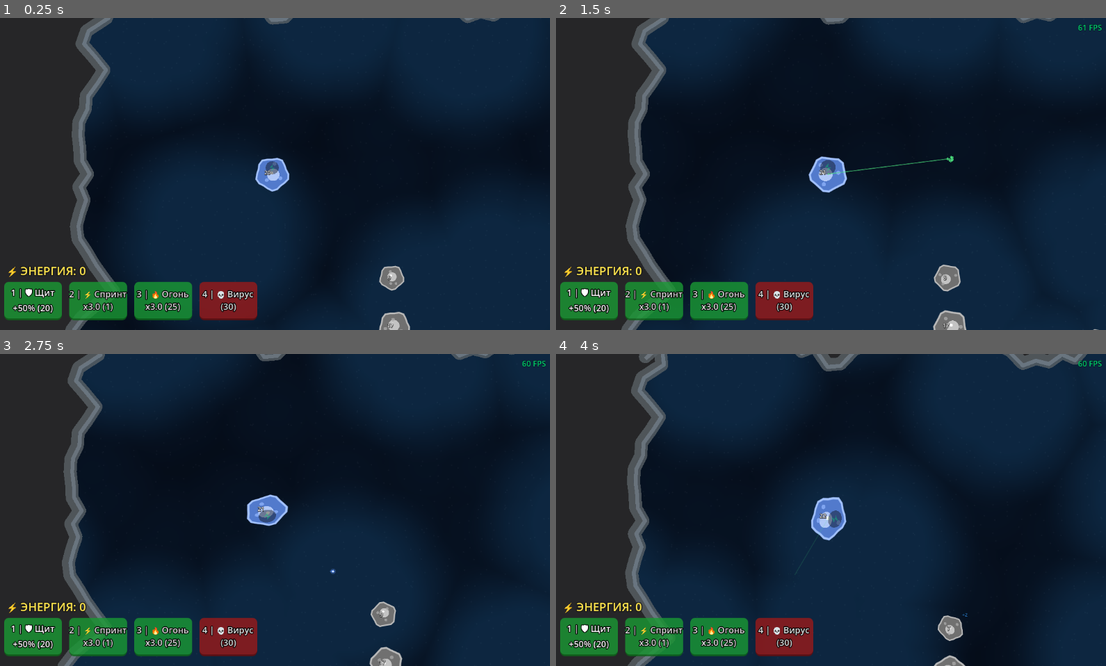
Above: before the commit, frames 1-4 (two rows, left to right).
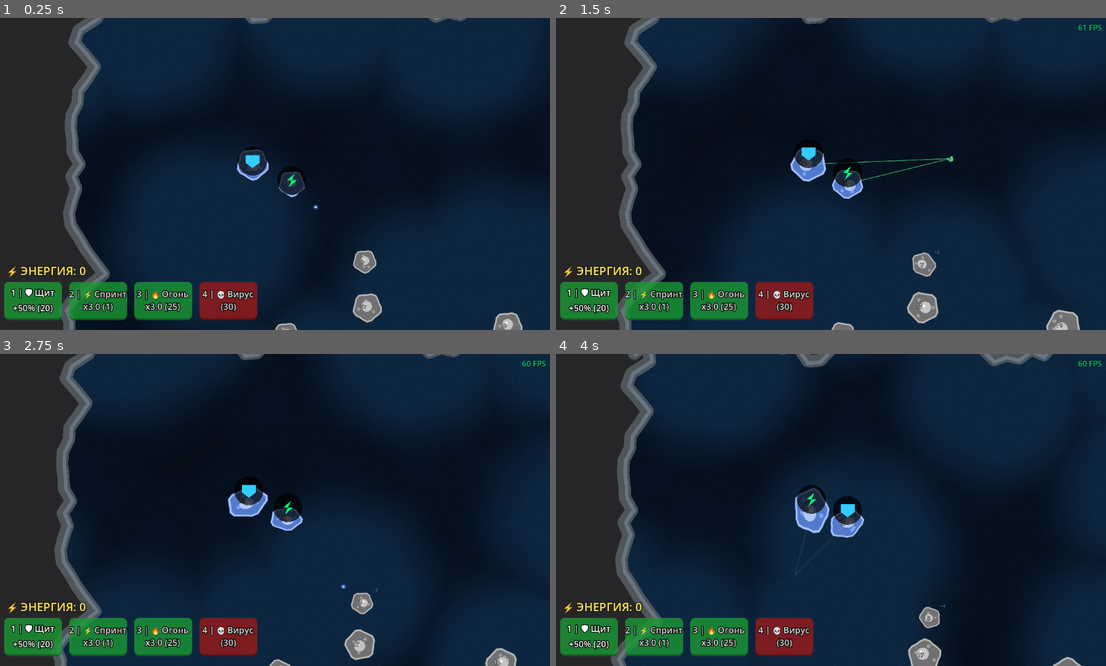
Above: after the commit, the same moments.

Repository: alexey231090/CellColony
Game: Godot game, scene res://scenes/main.tscn
The game is run twice, just before and just after one commit, with the same random seed, the same clock (stepped at 60 frames per second) and the same inputs.
Inputs (mouse positions are in pixels of both pictures, inside the frame that each line leads up to):
- Up to frame 1 (0.25 s): no input
- Up to frame 2 (1.5 s): click "1 | 🛡 Щит +50% (20)" at 0.5 s; tap Enter at 1.25, 1.35 s; move the mouse to (952, 158) at 1.27 s; hold Right (ui_right) from 1.28 s (still down); click (952, 158) at 1.42 s
- Up to frame 3 (2.75 s): release Right (ui_right) at 2 s; drag from (159, 525) to (242, 572) at 2.02 s
- Up to frame 4 (4 s): move the mouse to (886, 441) at 2.77 s; hold Right (ui_right) 2.78-3.5 s; tap Backspace at 2.85 s; click (886, 441) at 2.92 s; drag from (798, 572) to (660, 463) at 3.52 s

The runs differ from the first frame. In frame 1, 5.6% of the frame differs, in the area x 11-96%, y 0-100%; in frame 2, 6.3%; in frame 3, 5.9%; in frame 4, 7.0%, in the area x 9-97%, y 0-100%.

Commit message:
feat: Implement 'Liquid' Perk Buttons with Organic Physics and Stability. Refine SelectionManager and update docs. (Organic UI focus)

Diff:
--- a/scenes/base_cell/cell.gd
+++ b/scenes/base_cell/cell.gd
@@ -153,7 +153,7 @@
 
 	# Плавное потемнение при заражении
 	if _visual_infection_factor > 0.01:
-		var dark_color = Color(0.1, 0.05, 0.15)
+		var dark_color = display_color.darkened(0.7)
 		display_color = display_color.lerp(dark_color, _visual_infection_factor)
 
 	# Цвет обводки меняется если активен щит или скорострельность или спринт
@@ -219,6 +219,33 @@
 	# Оптимизация: один цвет вместо PackedColorArray
 	draw_colored_polygon(points, fill_color)
 
+	# Отрисовка вен (вирус)
+	if _visual_infection_factor > 0.01:
+		var vein_color = display_color.darkened(0.9) # Почти черные, с легким оттенком фракции
+		vein_color.a = _visual_infection_factor * 0.8
+		var seed_val = int(global_position.x * 13.0 + global_position.y * 37.0)
+		if last_outbreak_id != -1: seed_val += last_outbreak_id * 1024
+
+		# Детерменированный RNG для стабильного рисунка вен
+		var v_rng = RandomNumberGenerator.new()
+		v_rng.seed = seed_val
+
+		for v in range(4): # 4 ломаные вены от края к центру
+			var v_pts = PackedVector2Array()
+			# Точка на краю (случайный угол)
+			var start_ang = v_rng.randf_range(0.0, TAU)
+			var c_pos = Vector2(cos(start_ang), sin(start_ang)) * (current_radius * 0.9)
+			v_pts.append(c_pos)
+
+			var segs = 4
+			for seg in range(segs):
+				# направляем к центру + небольшое шумовое искривление
+				var to_center = -c_pos.normalized().rotated(v_rng.randf_range(-0.6, 0.6))
+				c_pos += to_center * (current_radius * 0.8 / segs)
+				v_pts.append(c_pos)
+
+			draw_polyline(v_pts, vein_color, 2.0 + v_rng.randf_range(0.0, 1.5), true)
+
 	# 3. Основная обводка (мембрана)
 	var main_points = points.duplicate()
 	main_points.append(main_points[0]) # Замыкаем
@@ -257,67 +284,7 @@
 
 	# 6. Щит (Отражение) - визуализация интегрирована в блок 4
 
-	# 7. Визуализация назначенного перка (иконка "маячок" на клетке)
-	if assigned_perk != "" and owner_type == OwnerType.PLAYER:
-		var sm = get_tree().get_first_node_in_group("selection_manager")
-		if sm:
-			var cooldown_ratio = sm.get_perk_cooldown_ratio(assigned_perk)
-			var energy_cost = sm.get_perk_energy_cost(assigned_perk)
-			var has_energy = sm.perk_energy >= energy_cost
-
-			var perk_pos = Vector2(0, -current_radius * 0.4) # Внутри клетки, чуть выше центра
-			var icon_radius = 12.0
-
-			# Фон иконки (подложка)
-			draw_circle(perk_pos, icon_radius + 2.0, Color(0, 0, 0, 0.4))
-
-			var perk_color = Color.WHITE
-			match assigned_perk:
-				"shield": perk_color = Color(0.2, 0.8, 1.0) # Голубой
-				"speed": perk_color = Color(0.0, 1.0, 0.5)
-				"rapid_fire": perk_color = Color(1.0, 0.5, 0.0)
-				"virus": perk_color = Color(0.7, 0.0, 1.0)
-
-			# Состояние доступности (яркость)
-			if cooldown_ratio > 0:
-				perk_color = Color(0.3, 0.3, 0.3) # Серый если КД
-			elif not has_energy:
-				perk_color.a = 0.3 # Полупрозрачный если нет энергии
-
-			# Рисуем саму иконку
-			if assigned_perk == "shield":
-				var s_pts = PackedVector2Array([
-					perk_pos + Vector2(-8, -6),
-					perk_pos + Vector2(8, -6),
-					perk_pos + Vector2(8, 2),
-					perk_pos + Vector2(0, 8),
-					perk_pos + Vector2(-8, 2)
-				])
-				draw_colored_polygon(s_pts, perk_color)
-			elif assigned_perk == "speed":
-				# Молния (зигзаг)
-				var l_pts = PackedVector2Array([
-					perk_pos + Vector2(2, -8),
-					perk_pos + Vector2(-6, 0),
-					perk_pos + Vector2(0, 0),
-					perk_pos + Vector2(-2, 8),
-					perk_pos + Vector2(6, 0),
-					perk_pos + Vector2(0, 0)
-				])
-				draw_colored_polygon(l_pts, perk_color)
-			else:
-				draw_circle(perk_pos, 6.0, perk_color)
-
-			# РАДИАЛЬНЫЙ ИНДИКАТОР КУЛДАУНА
-			if cooldown_ratio > 0:
-				var arc_points = 16
-				var start_angle = -PI/2
-				var end_angle = start_angle + (TAU * cooldown_ratio)
-				draw_arc(perk_pos, icon_radius + 1.0, start_angle, end_angle, arc_points, Color(0.8, 0.8, 0.8, 0.8), 2.5)
-			elif has_energy:
-				# Легкое сияние готовности
-				var pulse = (sin(time * 4.0) + 1.0) * 0.5
-				draw_arc(perk_pos, icon_radius + 1.0, 0, TAU, 24, perk_color.lightened(0.3), 1.0 + pulse)
+	# 7. Иконки перков теперь рисует PerkButtonManager (плавающие)
 
 func _get_cell_color() -> Color:
 	match owner_type:
@@ -425,6 +392,7 @@
 	if mover: mover.set_target(target_pos)
 
 func apply_speed_boost(duration: float, multiplier: float) -> void:
+	if is_infected: return
 	speed_boost_timer = duration
 	current_speed_multiplier = multiplier
 	queue_redraw()
@@ -441,6 +409,17 @@
 		return
 
 	is_infected = true
+
+	# Сброс баффов при заражении
+	reflect_chance = 0.0
+	reflect_timer = 0.0
+	speed_boost_timer = 0.0
+	current_speed_multiplier = 1.0
+	rapid_fire_timer = 0.0
+	current_fire_rate_multiplier = 1.0
+	if shield_overlay and shield_overlay.visible:
+		shield_overlay.visible = false
+
 	if outbreak_id != -1:
 		last_outbreak_id = outbreak_id
 
--- a/scenes/base_cell/shield.gdshader
+++ b/scenes/base_cell/shield.gdshader
@@ -88,10 +88,10 @@
 		float edge = smoothstep(0.48 - line_thickness, 0.5, d);
 
 		vec4 final_color = mix(vec4(0.0), shield_color, edge);
-		final_color += (shield_color * rim * 1.5);
-		final_color += (shield_color * 0.2 * (1.0 - rim)); // Внутренняя заливка
+		final_color += (shield_color * rim * 1.4); // Возвращаем яркий ободок
+		final_color += (shield_color * 0.05 * (1.0 - rim)); // Делаем внутреннюю часть почти прозрачной
 
 		COLOR = final_color;
-		COLOR.a *= mask * clamp(0.4 + rim * 0.8, 0.0, 1.0) * intensity;
+		COLOR.a *= mask * clamp(0.1 + rim * 0.9, 0.0, 1.0) * intensity;
 	}
 }
--- a/scenes/main.gd
+++ b/scenes/main.gd
@@ -47,6 +47,13 @@
 		player_cell.owner_type = BaseCell.OwnerType.PLAYER
 		player_cell.stats.current_energy = 20
 		player_cell.assigned_perk = "speed"
+
+	# Вторая стартовая клетка игрока — для перка Щит
+	var shield_cell = _spawn_cell(
+		player_base.pos + Vector2(160, 80),
+		BaseCell.OwnerType.PLAYER, 15.0
+	)
+	shield_cell.assigned_perk = "shield"
 
 	# 2. Спавним 3 AI-фракции с базой и стартовыми клетками
 	for i in range(1, 4):
--- a/scenes/main.tscn
+++ b/scenes/main.tscn
@@ -10,6 +10,7 @@
 [ext_resource type="Script" uid="uid://bqfqu5xcs4owa" path="res://scripts/core/AIFactionManager.gd" id="7_ai_mgr"]
 [ext_resource type="PackedScene" path="res://scenes/ui/dev_console.tscn" id="8_console"]
 [ext_resource type="Shader" uid="uid://dumm2ibcfyxao" path="res://scenes/environment/background.gdshader" id="9_bg_shader"]
+[ext_resource type="Script" path="res://scripts/core/PerkButtonManager.gd" id="10_pbm"]
 
 [sub_resource type="ShaderMaterial" id="ShaderMaterial_bg"]
 shader = ExtResource("9_bg_shader")
@@ -67,6 +68,9 @@
 SPEED_BOOST_DURATION = 7.0
 SPEED_BOOST_MULTIPLIER = 3.0
 
+[node name="PerkButtonManager" type="Node2D" parent="." unique_id=3001234567]
+script = ExtResource("10_pbm")
+
 [node name="Camera2D" type="Camera2D" parent="." unique_id=2066680617]
 script = ExtResource("4_cam")
 look_ahead_factor = 3.0
--- a/scripts/core/AIFactionManager.gd
+++ b/scripts/core/AIFactionManager.gd
@@ -264,8 +264,8 @@
 	if _ai_shield_cd <= 0 and ai_perk_energy >= sm.SHIELD_ENERGY_COST:
 		var target_shieldee: BaseCell = null
 		for cell in my_cells:
-			# Если клетка под огнем и ранена
-			if cell.stats.current_energy < cell.stats.max_energy * 0.45 and (Time.get_ticks_msec() / 1000.0 - cell.last_damage_time) < 1.5:
+			# Если клетка под огнем и ранена (и не заражена)
+			if not cell.is_infected and cell.stats.current_energy < cell.stats.max_energy * 0.45 and (Time.get_ticks_msec() / 1000.0 - cell.last_damage_time) < 1.5:
 				if cell.reflect_chance < 0.1: # Еще нет щита
 					target_shieldee = cell
 					break
@@ -277,6 +277,7 @@
 			# Применяем щит по области (чуть больше радиус для ИИ, чтобы это было заметно)
 			var a_radius = sm.SHIELD_SELECT_RADIUS * 1.5
 			for cell in my_cells:
+				if cell.is_infected: continue
 				if cell.global_position.distance_to(target_shieldee.global_position) <= a_radius + (cell.radius * cell.scale.x):
 					cell.reflect_chance = 0.5
 					cell.reflect_timer = 10.0
--- /dev/null
+++ b/scripts/core/PerkButtonManager.gd
@@ -0,0 +1,298 @@
+extends Node2D
+class_name PerkButtonManager
+## PerkButtonManager (Liquid & Stable Edition)
+## Крупные кнопки с плавным перетеканием, защитой от дёрганья (Stability Timer)
+## и жесткими коллизиями. Стратегия: Минимум статического UI.
+
+# --- Константы Дизайна ---
+const ICON_SCREEN_RADIUS: float = 24.0    # Увеличил размер (был 16)
+const COLLISION_RADIUS: float = 40.0      # Увеличил дистанцию (был 20)
+const SEEK_INTERVAL: float = 0.05         # Чаще проверяем кандидатов
+const STABILITY_TIME: float = 0.5         # Время "удержания" перед сменой хозяина
+const DRAG_THRESHOLD: float = 25.0
+
+# --- Физика (Liquid Motion) ---
+const SPRING_STIFFNESS: float = 120.0     # Снизил (был 240) - более мягкое движение
+const SPRING_DAMPING: float = 18.0        # Высокое сопротивление (плавность)
+const CENTER_LERP_SPEED: float = 4.0      # Медленное сглаживание центра
+const DRIFT_SPEED: float = 0.6
+const DRIFT_STRENGTH: float = 10.0
+const REPULSION_FORCE: float = 2500.0     # Усилил расталкивание для больших кнопок
+
+# --- Класс Иконки ---
+class FloatingIcon:
+	var perk_name: String = ""
+	var host_cell: BaseCell = null
+
+	# Стабильность выбора
+	var candidate_cell: BaseCell = null
+	var candidate_timer: float = 0.0
+
+	# Физика
+	var pos: Vector2 = Vector2.ZERO
+	var velocity: Vector2 = Vector2.ZERO
+	var noise_offset: float = 0.0
+	var offset_current: Vector2 = Vector2.ZERO
+
+var icons: Array[FloatingIcon] = []
+var _colony_center: Vector2 = Vector2.ZERO
+var _seek_timer: float = 0.0
+
+# Ввод
+var _drag_icon: FloatingIcon = null
+var _is_dragging: bool = false
+var _drag_start_pos: Vector2 = Vector2.ZERO
+var _aim_line: Line2D = null
+
+func _ready() -> void:
+	add_to_group("perk_button_manager")
+	z_index = 105 # Поверх щитов (100)
+
+	_aim_line = Line2D.new()
+	_aim_line.width = 5.0
+	_aim_line.default_color = Color(0.2, 0.9, 1.0, 0.4)
+	_aim_line.hide()
+	add_child(_aim_line)
+
+	for id in ["shield", "speed"]:
+		var icon = FloatingIcon.new()
+		icon.perk_name = id
+		icon.noise_offset = randf() * 100.0
+		icons.append(icon)
+
+func _process(delta: float) -> void:
+	_update_colony_center(delta)
+
+	# Обновление логики выбора (стабильность)
+	_seek_timer -= delta
+	if _seek_timer <= 0.0:
+		_seek_timer = SEEK_INTERVAL
+		_update_targets_logic(delta)
+
+	_update_physics(delta)
+	_update_aim_line()
+	queue_redraw()
+
+func _update_colony_center(delta: float) -> void:
+	var cells = get_tree().get_nodes_in_group("player_cells")
+	if cells.is_empty(): return
+	var sum := Vector2.ZERO
+	var count := 0
+	for c in cells:
+		if c is BaseCell:
+			sum += c.global_position
+			count += 1
+	if count > 0:
+		var raw = sum / float(count)
+		if _colony_center == Vector2.ZERO: _colony_center = raw
+		else: _colony_center = _colony_center.lerp(raw, delta * CENTER_LERP_SPEED)
+
+func _update_targets_logic(delta: float) -> void:
+	var cells_nodes = get_tree().get_nodes_in_group("player_cells")
+	if cells_nodes.is_empty():
+		for icon in icons: icon.host_cell = null
+		return
+
+	var valid_cells: Array[BaseCell] = []
+	for c in cells_nodes: if c is BaseCell: valid_cells.append(c)
+
+	# Сортировка по близости к центру
+	valid_cells.sort_custom(func(a, b):
+		return a.global_position.distance_squared_to(_colony_center) < b.global_position.distance_squared_to(_colony_center)
+	)
+
+	for i in range(icons.size()):
+		var icon = icons[i]
+		# Идеальный кандидат: 0-я клетка для Shield, 1-я для Speed (если есть)
+		var ideal_candidate: BaseCell = valid_cells[0]
+		if i == 1 and valid_cells.size() > 1:
+			ideal_candidate = valid_cells[1]
+
+		_process_stable_assignment(icon, ideal_candidate, SEEK_INTERVAL)
+
+func _process_stable_assignment(icon: FloatingIcon, ideal: BaseCell, dt: float) -> void:
+	# 1. Если текущий хозяин битый или умер - меняем мгновенно
+	if not is_instance_valid(icon.host_cell) or icon.host_cell.owner_type != 1:
+		icon.host_cell = ideal
+		icon.candidate_cell = null
+		icon.candidate_timer = 0.0
+		return
+
+	# 2. Если идеальный совпадает с текущим - сбрасываем таймер
+	if icon.host_cell == ideal:
+		icon.candidate_cell = null
+		icon.candidate_timer = 0.0
+		return
+
+	# 3. Если появился новый кандидат
+	if icon.candidate_cell != ideal:
+		icon.candidate_cell = ideal
+		icon.candidate_timer = 0.0
+	else:
+		icon.candidate_timer += dt
+		# Если новый кандидат лучше уже 0.5 сек - переключаемся
+		if icon.candidate_timer >= STABILITY_TIME:
+			icon.host_cell = ideal
+			icon.candidate_timer = 0.0
+
+func _update_physics(delta: float) -> void:
+	var camera = get_viewport().get_camera_2d()
+	var zoom = camera.zoom.x if camera else 1.0
+	var min_dist = (COLLISION_RADIUS * 2.0) / zoom
+	var time = Time.get_ticks_msec() / 1000.0
+
+	for i in range(icons.size()):
+		var icon = icons[i]
+		if not is_instance_valid(icon.host_cell): continue
+
+		# А) Расположение (Offset)
+		var target_offset = Vector2(0, -1)
+		if icons.size() > 1 and icons[0].host_cell == icons[1].host_cell:
+			target_offset = Vector2(-0.85 if i == 0 else 0.85, -0.6).normalized()
+
+		icon.offset_current = icon.offset_current.lerp(target_offset, delta * 3.0)
+		var target_pos = icon.host_cell.global_position + icon.offset_current * (icon.host_cell.radius * 1.4)
+
+		if icon.pos == Vector2.ZERO: icon.pos = target_pos
+
+		# Б) Пружина
+		var diff = icon.pos - target_pos
+		var acc = -diff * SPRING_STIFFNESS - icon.velocity * SPRING_DAMPING
+
+		# В) Дрейф
+		var drift = Vector2(
+			sin(time * DRIFT_SPEED + icon.noise_offset),
+			cos(time * DRIFT_SPEED * 0.8 + icon.noise_offset * 1.5)
+		) * DRIFT_STRENGTH
+		acc += drift * 15.0
+
+		# Г) Коллизии и Отталкивание
+		for j in range(icons.size()):
+			if i == j: continue
+			var other = icons[j]
+			if not is_instance_valid(other.host_cell): continue
+
+			var push_vec = icon.pos - other.pos
+			var dist = push_vec.length()
+			if dist < min_dist and dist > 0.1:
+				# Экспоненциальное отталкивание
+				var ratio = 1.0 - (dist / min_dist)
+				var force = ratio * ratio * REPULSION_FORCE * 2.0
+				acc += push_vec.normalized() * force
+
+				# Жесткая коллизия
+				var hard_radius = (ICON_SCREEN_RADIUS * 2.2 / zoom)
+				if dist < hard_radius:
+					var overlap = hard_radius - dist
+					icon.pos += push_vec.normalized() * overlap * 0.7
+					other.pos -= push_vec.normalized() * overlap * 0.7
+
+		# Интеграция
+		icon.velocity += acc * delta
+		icon.pos += icon.velocity * delta
+
+func _update_aim_line() -> void:
+	if _is_dragging and _drag_icon:
+		_aim_line.clear_points()
+		_aim_line.add_point(_drag_icon.pos)
+		_aim_line.add_point(get_global_mouse_position())
+		_aim_line.show()
+	else:
+		_aim_line.hide()
+
+func _draw() -> void:
+	var camera = get_viewport().get_camera_2d()
+	var zoom = camera.zoom.x if camera else 1.0
+	var r = ICON_SCREEN_RADIUS / zoom
+
+	for icon in icons:
+		if not is_instance_valid(icon.host_cell) or icon.pos == Vector2.ZERO: continue
+
+		var d_pos = to_local(icon.pos)
+
+		# Трос (сделал чуть заметнее)
+		var host_local = to_local(icon.host_cell.global_position)
+		draw_line(d_pos, host_local, Color(1, 1, 1, 0.1), 1.5/zoom)
+		draw_circle(host_local, 4.0/zoom, Color(1, 1, 1, 0.3))
+
+		var sm = get_tree().get_first_node_in_group("selection_manager")
+		if not sm: continue
+
+		var cd = sm.get_perk_cooldown_ratio(icon.perk_name) as float
+		var energy_cost = sm.get_perk_energy_cost(icon.perk_name)
+		var is_ready = (cd <= 0.0 and sm.perk_energy >= energy_cost)
+
+		_draw_button(d_pos, r, icon.perk_name, is_ready, cd, zoom)
+
+func _draw_button(pos: Vector2, r: float, perk: String, is_ready: bool, cd: float, zoom: float) -> void:
+	var col = Color(0.2, 0.8, 1.0) if perk == "shield" else Color(0.0, 1.0, 0.5)
+
+	# Тень/Обводка
+	draw_circle(pos, r * 1.25, Color(0, 0, 0, 0.7))
+
+	if is_ready:
+		var pulse = (sin(Time.get_ticks_msec() / 180.0) + 1.0) * 0.5
+		var glow = col
+		glow.a = 0.2 + pulse * 0.4
+		draw_arc(pos, r + 5.0/zoom, 0, TAU, 32, glow, 4.0/zoom, true)
+	elif cd > 0.0:
+		draw_arc(pos, r + 3.0/zoom, -PI/2, -PI/2 + TAU * cd, 32, Color(1, 1, 1, 0.5), 5.0/zoom, true)
+
+	var icon_col = col if cd <= 0.0 else Color(0.5, 0.5, 0.5)
+	_draw_symbol(pos, r * 0.6, perk, icon_col)
+
+func _draw_symbol(pos: Vector2, s: float, type: String, col: Color) -> void:
+	if type == "shield":
+		var pts = PackedVector2Array([
+			pos + Vector2(-s, -s*0.85), pos + Vector2(s, -s*0.85),
+			pos + Vector2(s, s*0.25), pos + Vector2(0, s), pos + Vector2(-s, s*0.25)
+		])
+		draw_colored_polygon(pts, col)
+	else:
+		var pts = PackedVector2Array([
+			pos + Vector2(s*0.45, -s), pos + Vector2(-s*0.7, 0), pos + Vector2(0, 0),
+			pos + Vector2(-s*0.45, s), pos + Vector2(s*0.7, 0), pos + Vector2(0, 0)
+		])
+		draw_colored_polygon(pts, col)
+
+# --- Ввод ---
+
+func _unhandled_input(event: InputEvent) -> void:
+	if event is InputEventMouseButton:
+		var mb = event as InputEventMouseButton
+		if mb.button_index != MOUSE_BUTTON_LEFT: return
+		var m_pos = get_global_mouse_position()
+
+		if mb.pressed:
+			var icon = _get_icon_at(m_pos)
+			if icon:
+				_drag_icon = icon
+				_is_dragging = false
+				_drag_start_pos = m_pos
+				get_viewport().set_input_as_handled()
+		elif _drag_icon:
+			var target = m_pos if _is_dragging else Vector2.ZERO
+			_activate_perk(_drag_icon, target)
+			_drag_icon = null
+			_is_dragging = false
+			get_viewport().set_input_as_handled()
+
+	elif event is InputEventMouseMotion and _drag_icon:
+		if _drag_start_pos.distance_to(get_global_mouse_position()) > DRAG_THRESHOLD:
+			_is_dragging = true
+
+func _get_icon_at(world_pos: Vector2) -> FloatingIcon:
+	var camera = get_viewport().get_camera_2d()
+	var hit_r = (ICON_SCREEN_RADIUS + 20.0) / (camera.zoom.x if camera else 1.0)
+	for icon in icons:
+		if is_instance_valid(icon.host_cell) and icon.pos.distance_to(world_pos) < hit_r:
+			return icon
+	return null
+
+func _activate_perk(icon: FloatingIcon, target: Vector2) -> void:
+	var sm = get_tree().get_first_node_in_group("selection_manager")
+	if sm and is_instance_valid(icon.host_cell):
+		var prev = icon.host_cell.assigned_perk
+		icon.host_cell.assigned_perk = icon.perk_name
+		sm.try_activate_cell_perk(icon.host_cell, target)
+		icon.host_cell.assigned_perk = prev
--- a/scripts/core/SelectionManager.gd
+++ b/scripts/core/SelectionManager.gd
@@ -191,45 +191,12 @@
 
 		if event.button_index == MOUSE_BUTTON_LEFT:
 			if event.pressed:
-				# 1. ОБРАБОТКА ДАБЛ-КЛИКА
-				if event.double_click:
-					if _handle_double_click(world_pos):
-						get_viewport().set_input_as_handled()
-						drag_cell = null
-						return
-
-				# 2. НАЧАЛО ПОТЕНЦИАЛЬНОГО ПЕРЕТАСКИВАНИЯ
-				var cell = _get_cell_at_pos(world_pos)
-				if cell and cell.owner_type == BaseCell.OwnerType.PLAYER and cell.assigned_perk != "":
-					if _is_perk_ready(cell.assigned_perk):
-						drag_cell = cell
-						is_dragging_perk = false
-
-				# 3. ОБЫЧНОЕ ДЕЙСТВИЕ (Движение / Атака) на первый клик
+				# Обычное действие (Движение / Атака)
 				_handle_selection(world_pos)
-
-			else:
-				# ОТПУСКАНИЕ КНОПКИ
-				if is_dragging_perk:
-					if try_activate_cell_perk(drag_cell, drag_target_pos):
-						get_viewport().set_input_as_handled()
-
-				is_dragging_perk = false
-				drag_cell = null
 
 		elif event.button_index == MOUSE_BUTTON_RIGHT and event.pressed:
 			_clear_active_perk()
-			is_dragging_perk = false
-			drag_cell = null
-
-	if event is InputEventMouseMotion and drag_cell:
-		var camera = get_viewport().get_camera_2d()
-		if not camera: return
-		var world_pos = camera.get_global_mouse_position()
-
-		# Если нажата кнопка и мышка значительно сдвинулась от клетки
-		if drag_cell.global_position.distance_to(world_pos) > 20.0:
-			is_dragging_perk = true
+
 
 func _is_perk_ready(perk_name: String) -> bool:
 	match perk_name:
@@ -291,6 +258,7 @@
 			# Раздаем щит соседним клеткам игрока от ЦЕНТРА ЭФФЕКТА
 			var player_cells = get_tree().get_nodes_in_group("player_cells")
 			for p_cell in player_cells:
+				if p_cell is BaseCell and p_cell.is_infected: continue
 				var dist = p_cell.global_position.distance_to(act_pos)
 				if dist <= SHIELD_SELECT_RADIUS + (p_cell.radius * p_cell.scale.x):
 					p_cell.reflect_chance = 0.5
@@ -448,7 +416,7 @@
 
 
 			for cell in player_cells:
-				if cell is BaseCell:
+				if cell is BaseCell and not cell.is_infected:
 					var dist = cell.global_position.distance_to(pos)
 					# Учитываем и радиус захвата, и радиус самой клетки
 					if dist < SHIELD_SELECT_RADIUS + (cell.radius * cell.scale.x):
Not shown, added: scripts/core/PerkButtonManager.gd.uid
Not shown, changed: REFERENCE.md
Not shown, changed: project_rules.md
